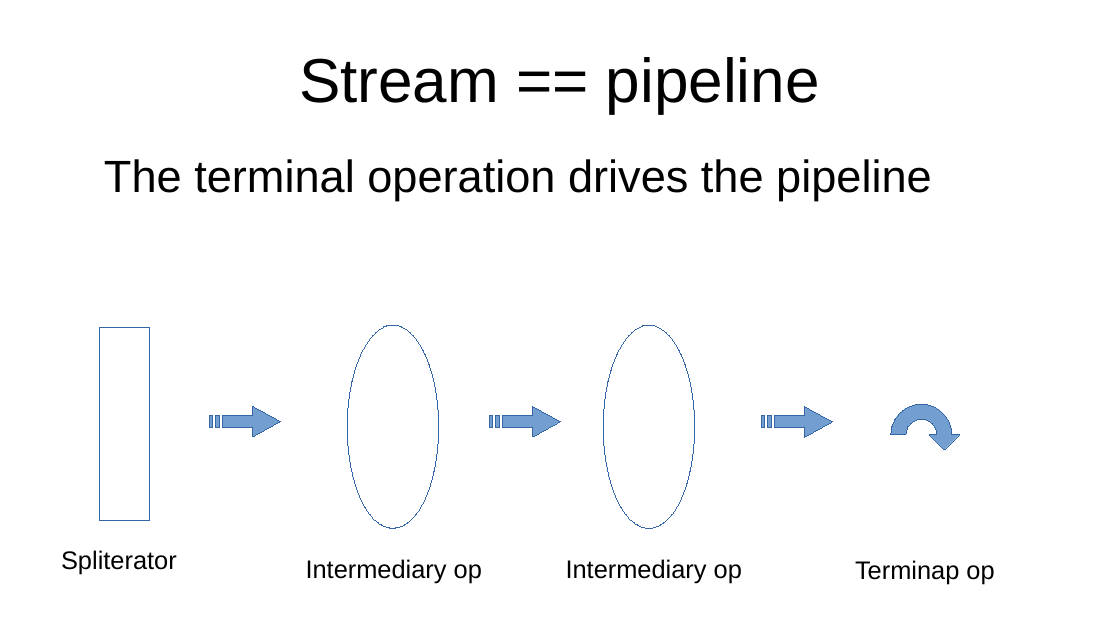
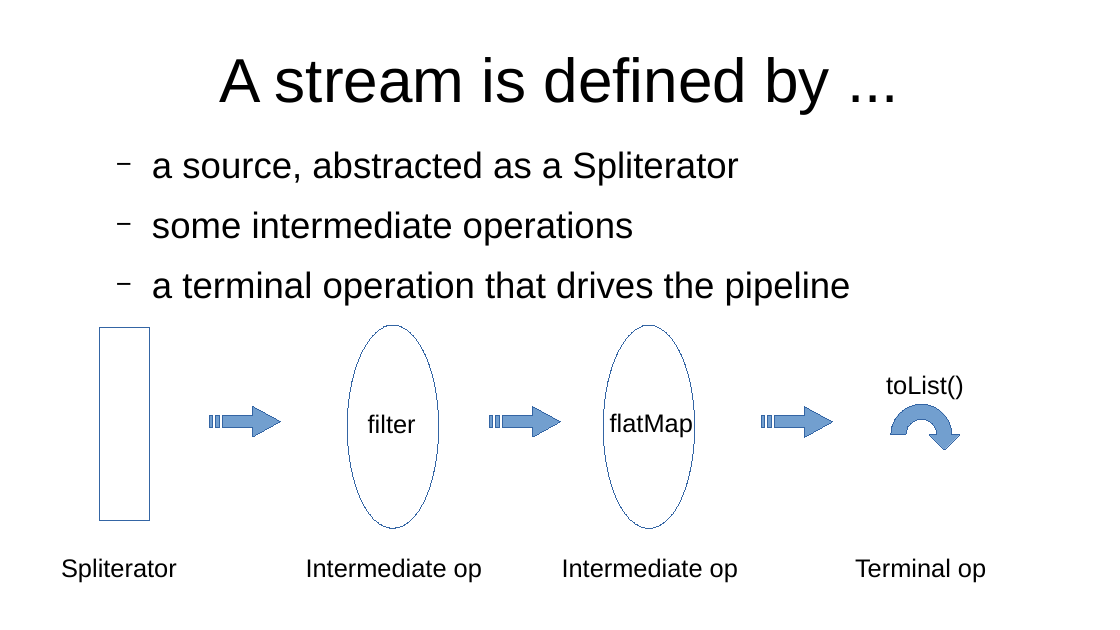
Before and after one commit to forax/we_are_all_to_gather, a slide deck: slide 6 of We are all to gather.odp. Drawn at 1120x630 pixels with LibreOffice and Linux fonts; fonts in the diff are those of the drawing. Boxes give left, top, right and bottom in pixels: in the first picture for what was removed or moved away, otherwise in the second. Text is boxed around its words. In the diff, an @@ line names an element or a change of style, - is before the commit and + after.

```diff
--- a/We are all to gather.odp
+++ b/We are all to gather.odp
@@ title at [220, 57, 830, 113]: text changed @@
-Stream == pipeline
+A stream is defined by ...
@@ text at [152, 151, 851, 305]: text changed; size 32 to 25.9 pt @@
-The terminal operation drives the pipeline
+  − a source, abstracted as a Spliterator
+  − some intermediate operations
+  − a terminal operation that drives the pipeline
@@ text added at [886, 375, 964, 399], 18 pt, text #000000 @@
+toList()
@@ text added at [368, 414, 416, 434], 18 pt, text #000000 @@
+filter
@@ text added at [610, 413, 693, 438], 18 pt, text #000000 @@
+flatMap
@@ text "Spliterator": place and size @@
-text "Spliterator" at [61, 550, 177, 574]
+text "Spliterator" at [61, 558, 177, 582]
@@ text at [306, 558, 482, 582]: text changed @@
-Intermediary op
+Intermediate op
@@ text at [562, 558, 738, 582]: text changed @@
-Intermediary op
+Intermediate op
@@ text at [855, 558, 986, 582]: text changed @@
-Terminap op
+Terminal op
```
Also in this commit, not shown: 8 other slides changed, 4 slides added, 1 slide removed, 1 other file.
